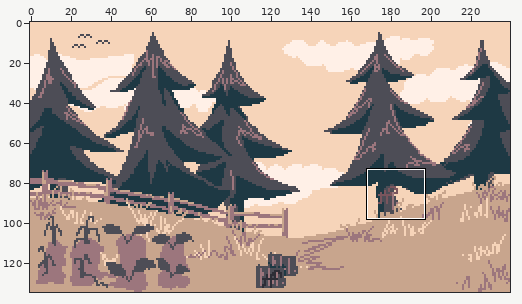
One commit to this sprite sheet: Assets/Sprites/veggie field 1.3.png. Above, an overview of the earlier version with the close-up marked.
Close-up. First the earlier version:
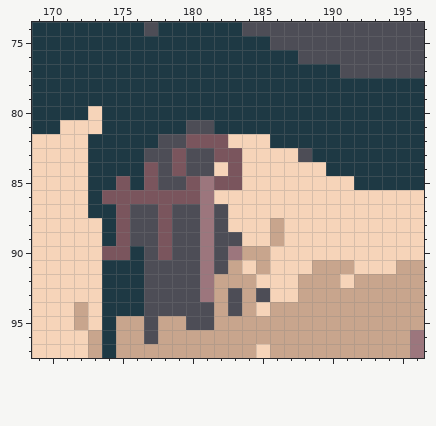
The file is 240x135 pixels. Shown: x 169..196, y 74..97.
New version:
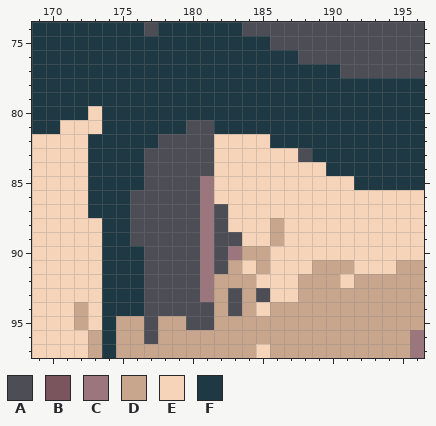
Palette (. is transparent): A #4d4d56  B #7a555d  C #9c767d  D #c8a58d  E #f6d4b9  F #1e3944
Edits made:
y 82: x 180..182 BBB -> AAE
y 83: x 179 B -> A; x 182..183 BB -> EE
y 84: x 177 B -> A; x 179 B -> A; x 183 B -> E
y 85: x 175 B -> F; x 177 B -> A; x 180 B -> A; x 182..183 BB -> EE
y 86: x 174..180 BBBBBBB -> FFAAAAA
y 87..89: x 175 B -> F; x 178 B -> A
y 90: x 174..175 BB -> FF; x 178 B -> A
Pixel boxes of the changes (left, top, right, bottom) in both close-ups:
changed: (102, 134, 242, 260)
